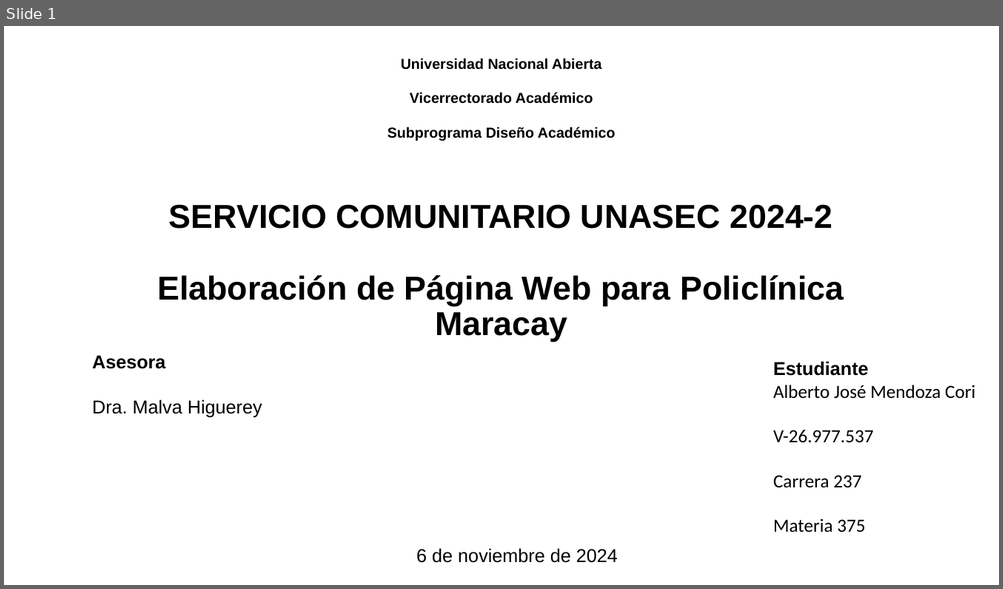
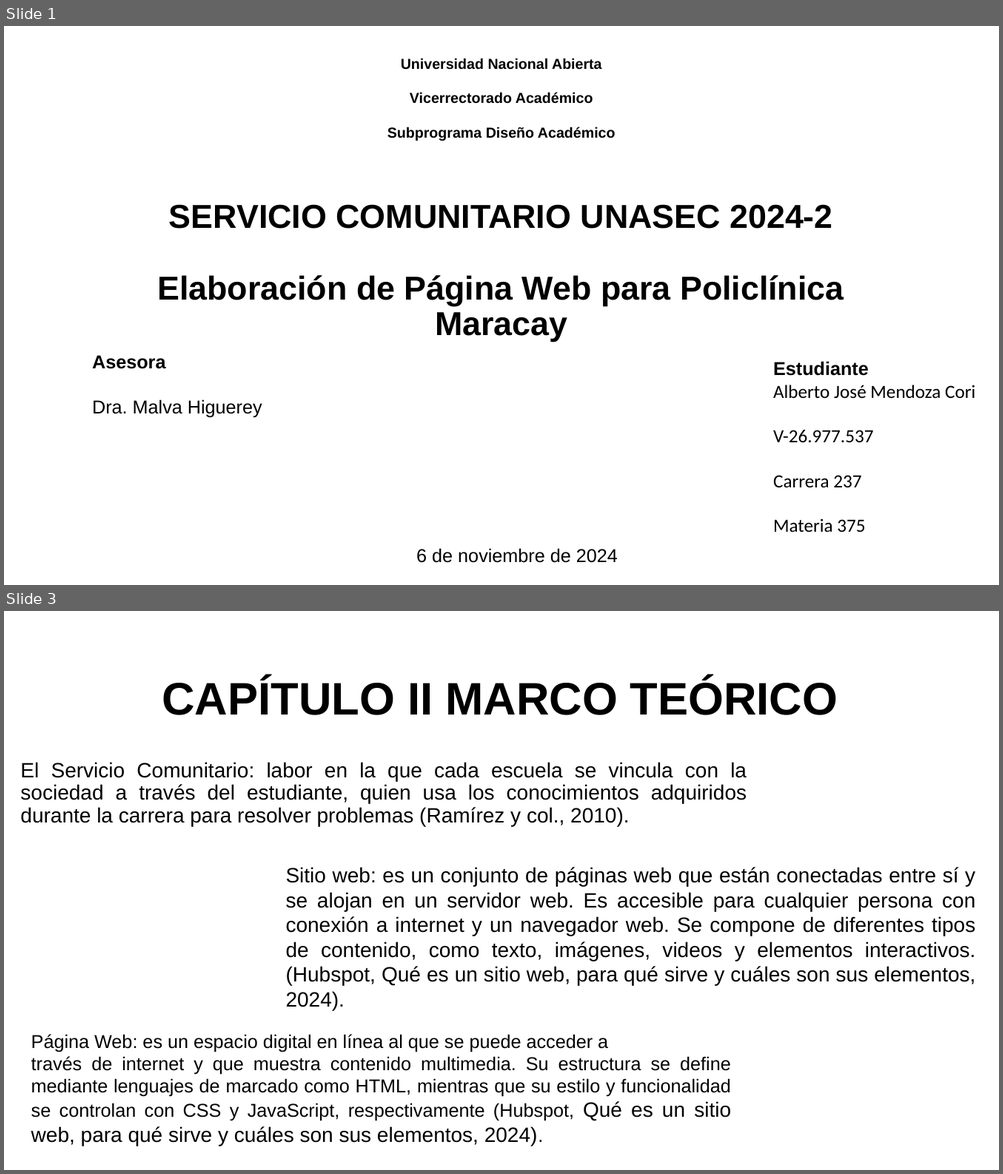
Before and after one commit to Aj4Mc/Pasantia, a slide deck: Presentacion servicio comunitario.pptm. Shown one above the other, each under a label of ours: slide 1 before the commit, slides 1 and 3 after it; the slides between them are not shown. The pictures are 1003x589 and 1003x1174 pixels, drawn with LibreOffice and Linux fonts; fonts in the diff are those of the drawing. Boxes give left, top, right and bottom in pixels: in the first picture for what was removed or moved away, otherwise in the second. Text is boxed around its words. In the diff, an @@ line names an element or a change of style, - is before the commit and + after.

```diff
--- a/Presentacion servicio comunitario.pptm
+++ b/Presentacion servicio comunitario.pptm
@@ slide 3 added at box(4, 611, 999, 1170), background #FFFFFF @@
@@ title added at box(162, 678, 837, 715), 44 pt, text #000000, bold @@
+CAPÍTULO II MARCO TEÓRICO
@@ text added at box(20, 762, 746, 826), 20 pt, text #000000 @@
+El Servicio Comunitario: labor en la que cada escuela se vincula con la sociedad a través del estudiante, quien usa los conocimientos adquiridos durante la carrera para resolver problemas (Ramírez y col., 2010).
@@ text added at box(286, 867, 976, 1011), 20 pt, text #000000 @@
+Sitio web: es un conjunto de páginas web que están conectadas entre sí y se alojan en un servidor web. Es accesible para cualquier persona con conexión a internet y un navegador web. Se compone de diferentes tipos de contenido, como texto, imágenes, videos y elementos interactivos.(Hubspot, Qué es un sitio web, para qué sirve y cuáles son sus elementos, 2024).
@@ text added at box(31, 1034, 731, 1146), 18 pt, text #000000 @@
+Página Web: es un espacio digital en línea al que se puede acceder a
+través de internet y que muestra contenido multimedia. Su estructura se define mediante lenguajes de marcado como HTML, mientras que su estilo y funcionalidad se controlan con CSS y JavaScript, respectivamente (Hubspot, Qué es un sitio web, para qué sirve y cuáles son sus elementos, 2024).
```
Also in this commit, not shown: 4 slides changed, 7 other slides added, 4 slides removed.
